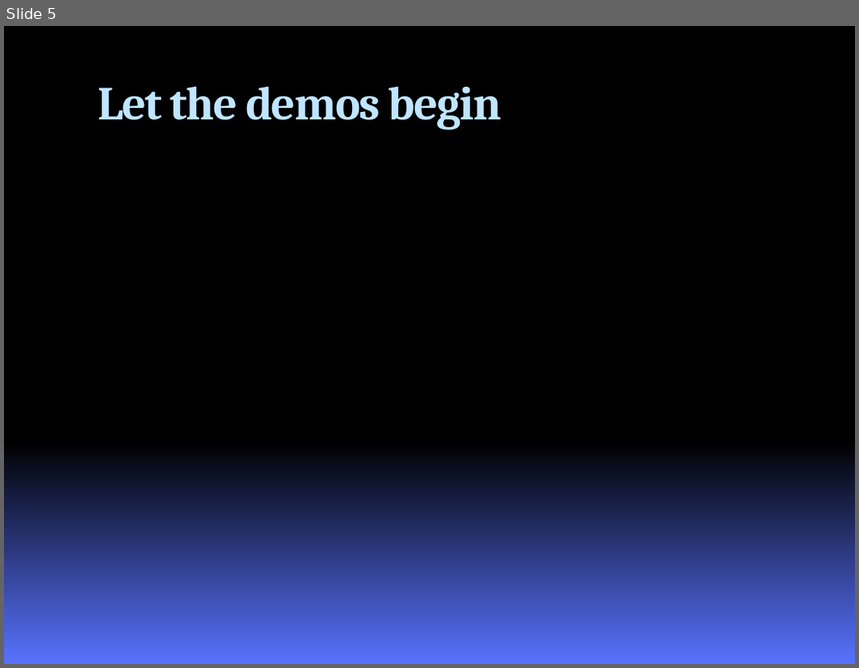
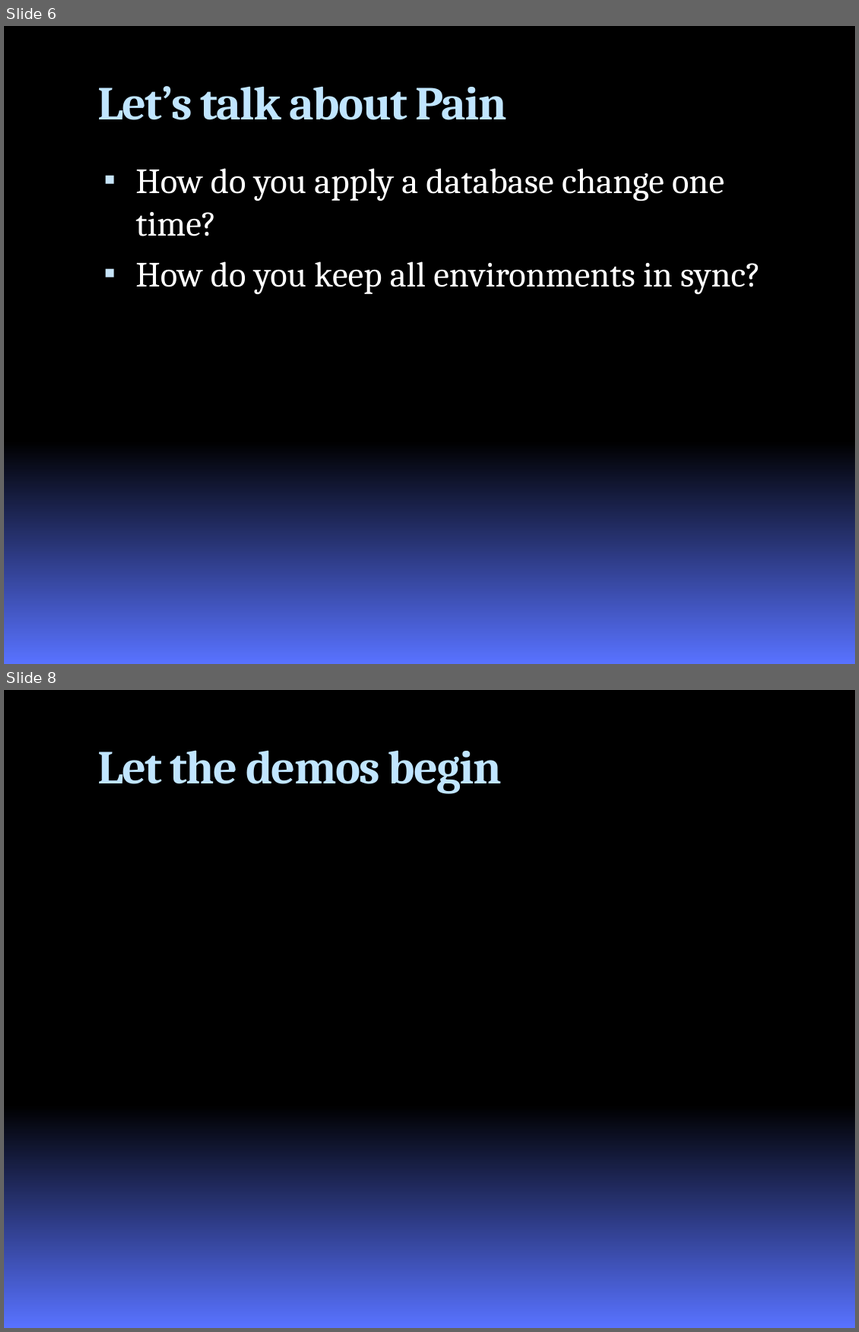
Before and after one commit to google-code-export/roundhouse, a slide deck: docs/RoundhousEPresentation.pptx. Shown one above the other, each under a label of ours: slide 5 before the commit, slides 6 and 8 after it; the slides between them are not shown. The pictures are 859x668 and 859x1332 pixels, drawn with LibreOffice and Linux fonts; fonts in the diff are those of the drawing; background and template pictures are left out. Boxes give left, top, right and bottom in pixels: in the first picture for what was removed or moved away, otherwise in the second. Text is boxed around its words. In the diff, an @@ line names an element or a change of style, - is before the commit and + after.

```diff
--- a/docs/RoundhousEPresentation.pptx
+++ b/docs/RoundhousEPresentation.pptx
@@ slide 6 added at (4,26,855,664), background gradient #000000 to #5972FF @@
@@ title added at (97,86,507,120), 40 pt, text #C0E5FF, bold @@
+Let’s talk about Pain
@@ text added at (135,168,761,294), 30 pt, text #FFFFFF @@
+▪ How do you apply a database change one time?
+▪ How do you keep all environments in sync?
@@ what was slide 5 is now slide 8 @@
```
Also in this commit, not shown: 4 slides changed, 3 other slides added, 1 slide removed, 19 other files.
